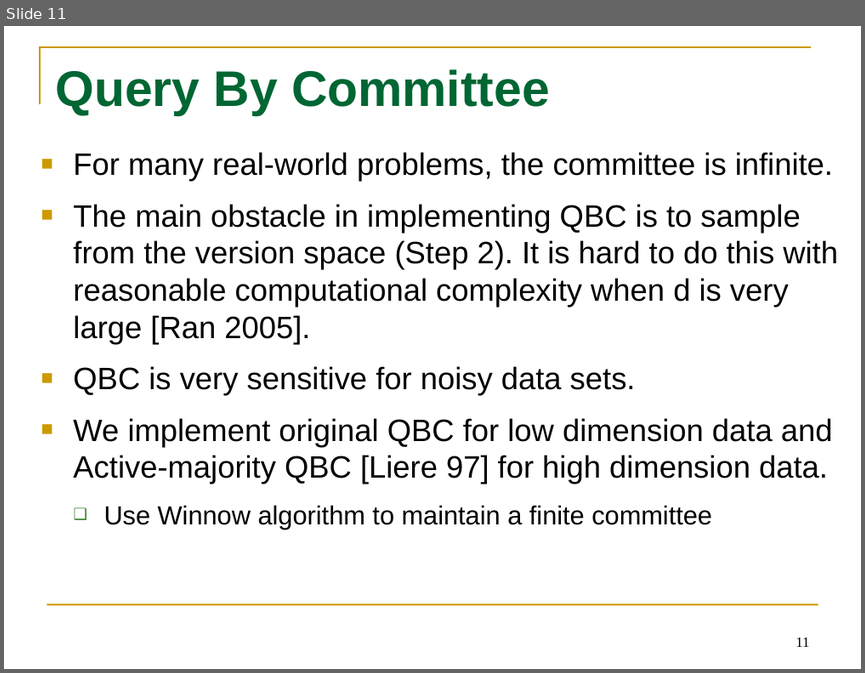
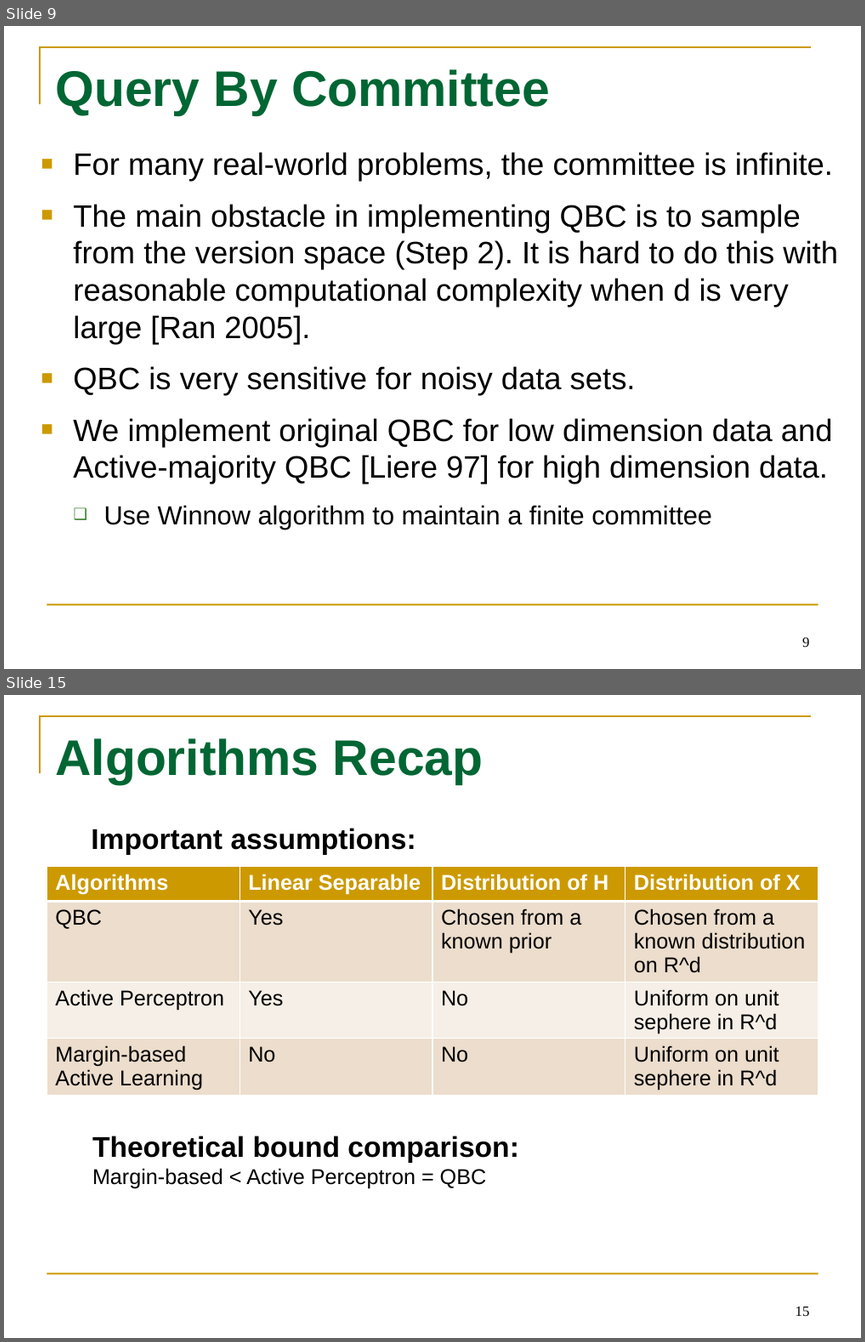
Before and after one commit to tttyy/Active-Learning, a slide deck: presentation/Activelearning.pptx. Shown one above the other, each under a label of ours: slide 11 before the commit, slides 9 and 15 after it; the slides between them are not shown. The pictures are 865x673 and 865x1342 pixels, drawn with LibreOffice and Linux fonts; fonts in the diff are those of the drawing. Boxes give left, top, right and bottom in pixels: in the first picture for what was removed or moved away, otherwise in the second. Text is boxed around its words. In the diff, an @@ line names an element or a change of style, - is before the commit and + after.

```diff
--- a/presentation/Activelearning.pptx
+++ b/presentation/Activelearning.pptx
@@ slide 15 added at [4, 695, 861, 1338], background #FFFFFF; not listed: 2 template elements that a slide beside it also shows @@
@@ title added at [55, 738, 483, 784], 42 pt, text #006633, bold @@
+Algorithms Recap
@@ text added at [91, 828, 416, 855], 24 pt, text #000000, bold @@
+Important assumptions:
@@ table added at [46, 867, 818, 1107], 4 rows, 4 columns @@
+Algorithms | Linear Separable | Distribution of H | Distribution of X
+QBC | Yes | Chosen from a known prior | Chosen from a known distribution on R^d
+Active Perceptron | Yes | No | Uniform on unit sephere in R^d
+Margin-based Active Learning | No | No | Uniform on unit sephere in R^d
@@ text added at [92, 1135, 519, 1189], 18 pt, text #000000 @@
+Theoretical bound comparison:
+Margin-based < Active Perceptron = QBC
@@ page number added at [795, 1306, 810, 1315], 12 pt, text #000000 @@
+15
@@ what was slide 11 is now slide 9 @@
@@ page number at [802, 637, 809, 646]: text changed @@
-11
+9
```
Also in this commit, not shown: 8 slides changed, 4 other slides added, 1 slide removed.
